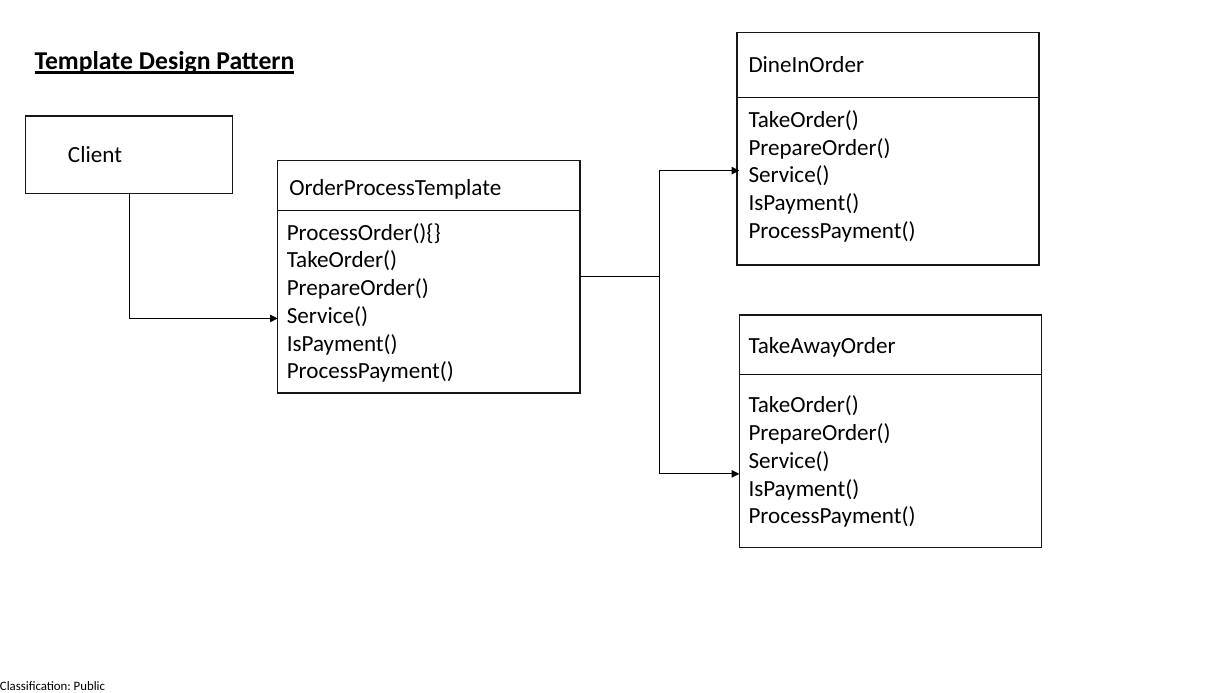
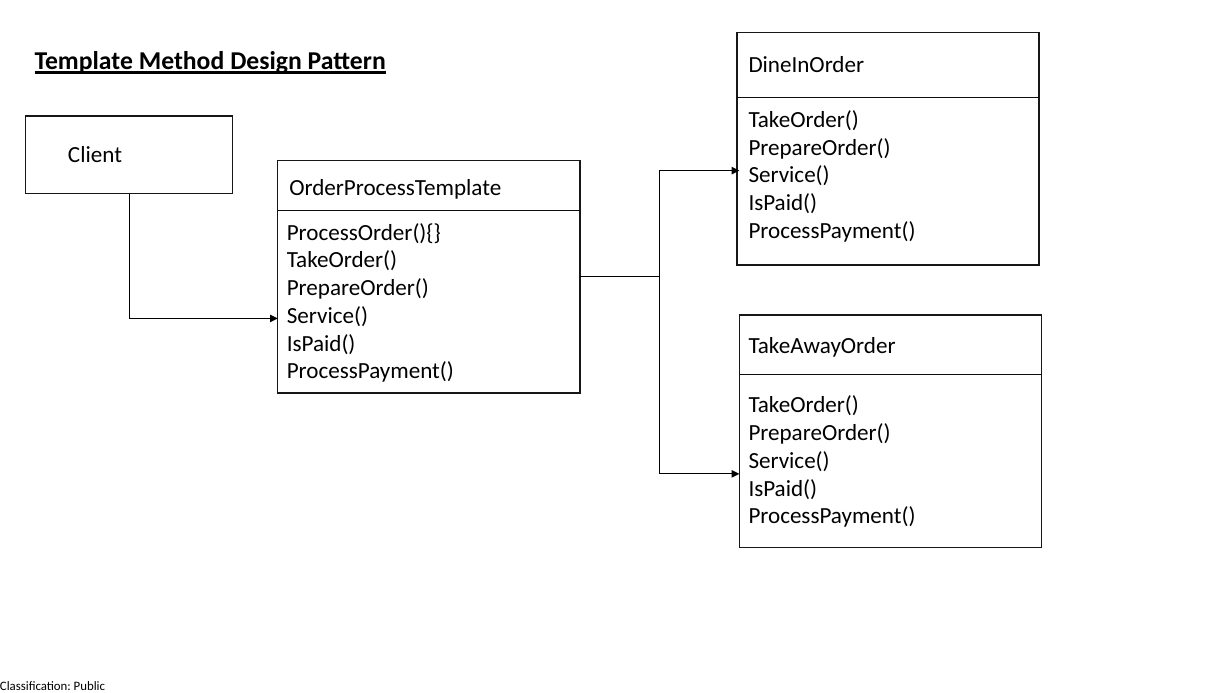
Before and after one commit to manaswiniray/DesignPatterns, a slide deck: slide 14 of UMLDiagrams.pptx. Drawn at 1232x693 pixels with LibreOffice and Linux fonts; fonts in the diff are those of the drawing. Boxes give left, top, right and bottom in pixels: in the first picture for what was removed or moved away, otherwise in the second. Text is boxed around its words. In the diff, an @@ line names an element or a change of style, - is before the commit and + after.

```diff
--- a/UMLDiagrams.pptx
+++ b/UMLDiagrams.pptx
@@ text at [35, 51, 386, 74]: text changed @@
-Template Design Pattern
+Template Method Design Pattern
@@ text at [749, 193, 818, 213]: text changed @@
-IsPayment()
+IsPaid()
@@ text at [287, 334, 356, 354]: text changed @@
-IsPayment()
+IsPaid()
@@ text at [749, 479, 818, 499]: text changed @@
-IsPayment()
+IsPaid()
```
Also in this commit, not shown: 2 other slides changed, 3 other files.
